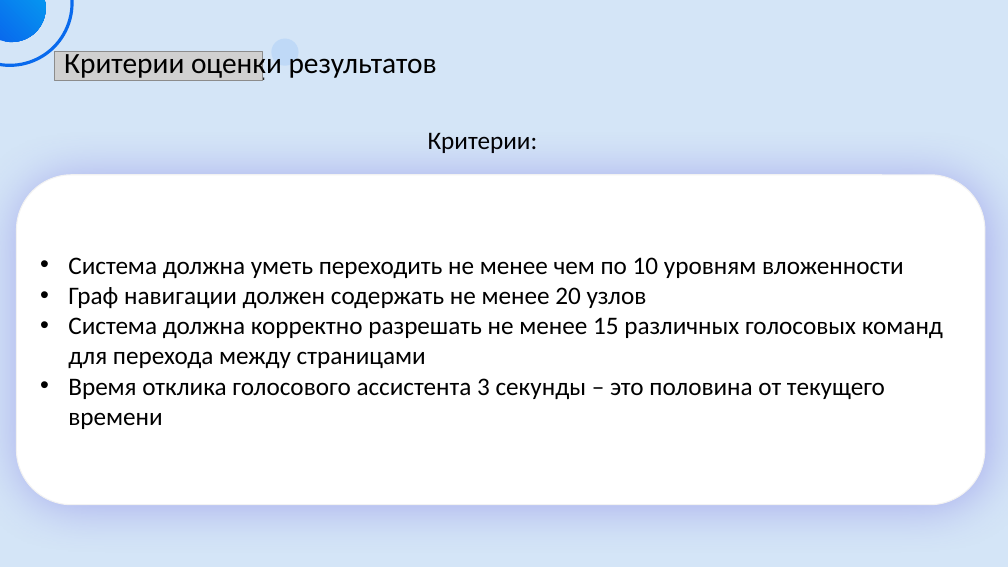
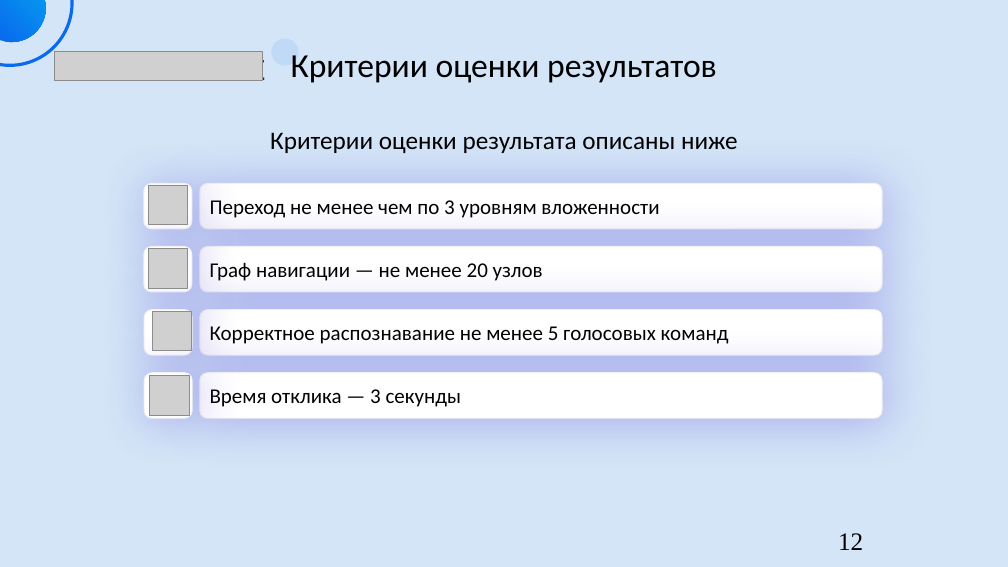
Before and after one commit to LINERs1/VKR, a slide deck: slide 12 of Абрамов ПИ-22-2.pptx. Drawn at 1008x567 pixels with LibreOffice and Linux fonts; fonts in the diff are those of the drawing; grey boxes stand for pictures. Boxes give left, top, right and bottom in pixels: in the first picture for what was removed or moved away, otherwise in the second. Text is boxed around its words. In the diff, an @@ line names an element or a change of style, - is before the commit and + after.

```diff
--- a/Абрамов ПИ-22-2.pptx
+++ b/Абрамов ПИ-22-2.pptx
@@ text "Критерии оценки результатов": place and size @@
-text "Критерии оценки результатов" at [64, 51, 437, 80]
+text "Критерии оценки результатов" at [291, 55, 717, 83]
@@ text "Критерии оценки результатов" at [291, 55, 717, 83]: size 28 to 32 pt; alignment left to centre @@
@@ text at [270, 132, 738, 153]: text changed @@
-Критерии:
+Критерии оценки результата описаны ниже
@@ rounded rectangle removed at [17, 175, 985, 504] @@
-• Система должна уметь переходить не менее чем по 10 уровням вложенности
-• Граф навигации должен содержать не менее 20 узлов
-• Система должна корректно разрешать не менее 15 различных голосовых команд для перехода между страницами
-• Время отклика голосового ассистента 3 секунды – это половина от текущего времени
@@ rounded rectangle added at [144, 184, 191, 229], fill #FFFFFF, outline #F2F2F2 1 pt @@
@@ picture added at [148, 185, 188, 225] @@
@@ rounded rectangle added at [200, 184, 882, 229], fill #FFFFFF, outline #F2F2F2 1 pt, 20 pt, text #000000 @@
+Переход не менее чем по 3 уровням вложенности
@@ rounded rectangle added at [144, 247, 191, 292], fill #FFFFFF, outline #F2F2F2 1 pt @@
@@ picture added at [148, 249, 188, 288] @@
@@ rounded rectangle added at [200, 247, 882, 292], fill #FFFFFF, outline #F2F2F2 1 pt, 20 pt, text #000000 @@
+Граф навигации — не менее 20 узлов
@@ rounded rectangle added at [144, 310, 192, 355], fill #FFFFFF, outline #F2F2F2 1 pt @@
@@ picture added at [152, 312, 191, 351] @@
@@ rounded rectangle added at [200, 310, 882, 355], fill #FFFFFF, outline #F2F2F2 1 pt, 20 pt, text #000000 @@
+Корректное распознавание не менее 5 голосовых команд
@@ rounded rectangle added at [144, 373, 192, 418], fill #FFFFFF, outline #F2F2F2 1 pt @@
@@ picture added at [150, 376, 189, 415] @@
@@ rounded rectangle added at [200, 373, 882, 418], fill #FFFFFF, outline #F2F2F2 1 pt, 20 pt, text #000000 @@
+Время отклика — 3 секунды
@@ page number added at [838, 533, 863, 550], 24 pt, text #000000 @@
+  12
```
Also in this commit, not shown: 9 other slides changed, 27 slides added, 15 slides removed, 15 other files.
